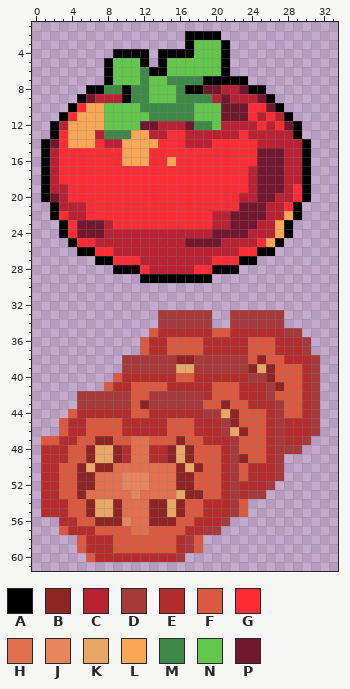
Two versions of one pixel-art sprite, src/main/resources/graphic/item/food/tomato.png. This is how it looked before the edit.
The file is 64x64 pixels. Colours within 5 levels of each other are drawn and written as one. Shown: x 0..33, y 1..61.
Palette (. is transparent): A #000000  B #8f2424  C #b92233  D #a63a3a  E #b32d2d  F #da593f  G #fe2c34  H #e1704f  J #e7855e  K #e8a765  L #f9a756  M #3e8948  N #63c74d  P #721730
Pixels before, first column x 1:
 2 ................AAAA...........
 3 ................ANNNA..........
 4 ........AAAA.AAAANNNA..........
 5 .......ANNNA.ANNNNNNA..........
 6 .......ANNNMAANNNNNNA..........
 7 .......ANNNMNNMMMMAAAAA........
 8 .....AAMMAMMNNNMAAPPCCPAA......
 9 ....APCCCAMMNNNMMMMCPCCCPA.....
10 ...AGLLNNNNMMMMMMNNNPPPGGPA....
11 ..AGLLLNNNNNMMMMMNNNPPPGCGCA...
12 .ACLLLLNNNNPPCCCPMMNCCCCGCGPA..
13 .AGLLLCMMMLLCCGGCCCCCCGCCCCCA..
14 APGLLLGCCLLLLGGGCCCGGGGGCCCCCA.
15 ACGGGGGGGLLLGGGGGGGGGGGGPPPCCA.
16 ACGGGGGGGLLLGGLGGGGGGGGGPPPCCA.
17 ACGGGGGGGGGGGGGGGGGGGGGCPPPCCA.
18 ACGGGGGGGGGGGGGGGGGGGGGCPPPCCA.
19 ACCGGGGGGGGGGGGGGGGGGGGCPPPCGA.
20 APCGGGGGGGGGGGGGGGGGGGCCPPCCGA.
21 .ACCCGGGGGGGGGGGGGGGGGPPPCCGA..
22 .AGCCGGGGGGGGGGGGGGCCPPPPCCLA..
23 ..AGPPPCGGGGGGGGGGGCCPPPCCLA...
24 ..AGPPPCCCCCCCCCCCCPPPPCCCLA...
25 ...AGGCCCCCCCCCCPPPPCCCCGLA....
26 ....AAGGCCCCCCCCCCCCCCGGAA.....
27 ......AAGGGCCCCCCCCGGGAA.......
28 ........AAAGCCCCCGGAAA.........
29 ...........AAAAAAAA............
30 ...............................
31 ...............................
32 ...............................
33 .............DDDDDD..DDDDDD....
34 .............DDDDDD..DDDDDD....
35 ............FEEEEEEFFEEEEEEDD..
36 ...........FEEFFFFEEEEEFFFEEED.
37 ...........FEEFFFFEEEEEFFFEEED.
38 .........DDDDDDBBDDDDDDFBFFEEED
39 .........DDDDDDKKDDDDDDBKBFFFED
40 ........FEEEEEEFFEEEEEEDDBFFFED
41 .......FEEFFFFEEEEEFFFEEEDBFFED
42 ....DDDDDDFFDDDDDDEFFFEEEDFFFED
43 ....DDDDDDFBDDDDDDFFBFFEEEDFFED
44 ...FEEEEEEFFEEEEEEDDKBFFFEDFFED
45 ..FEEFFFFEEEEEFFFEEEDBFFFEDEEED
46 ..FEEFFFFEEEEEFFFEEEDKBFFEDEEED
47 FFEEFFBBFFHHFFFBFFEEEDFFFEDEED.
48 EEEFFBKKBEHHEEBKBFFFEDFFFEDDD..
49 EEEFFBKKBEHHEEBKBFFFEDBFFED....
50 EEFFBKBBHHHHHHHBKBFFEDFEEED....
51 EEFFBBHHHJJJHHHBBFFFEDFEEED....
52 EEFFBBHHHJJJHHHBBFFFEDEEED.....
53 EEFFBHHHHHJHHHHKBBFFEDEDD......
54 EEEFFBKKBHHHBBKBFFEEEDF........
55 EEEFFBKKBHHHBBKBFFEEEDF........
56 ..EEFFBBBJHHBBBFFEEED..........
57 ..FEEEFFFFHHFFFFEEDD...........
58 ....FEEEFFFFFFFEDF.............
59 ....FEEEFFFFFFFEDF.............
60 .....FEEEEEEEEED...............
After:
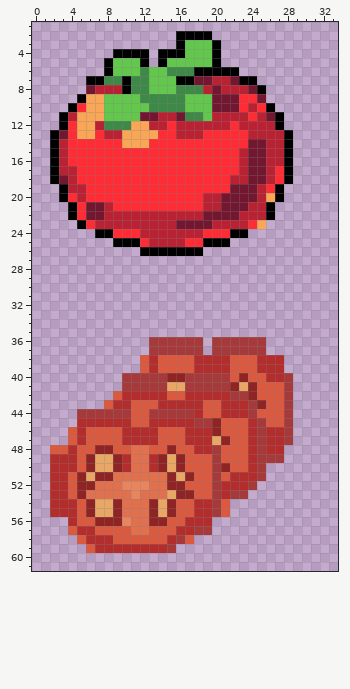
Change:
Changed rows in their new state; - is an unchanged pixel.
first column x 1:
 2 ---------------A---.----------
 3 ---------------AN--A.---------
 4 ----------------N--A.---------
 5 -------------------A.---------
 6 ------------NNMMMAAA-A--------
 7 -----AAMMAM---NAAPPCCP-A------
 8 -----PCCC-------MMC---CP------
 9 -----LLNNNN-MMM-NNNP-PGG-.----
10 -----------N----N--P--GC-A.---
11 ---C-------PPCCP-M-CCCC--PA.--
12 -.AG--CMMMLLC-G-CCCC-G--C-A..-
13 --PG--GCCL--LG-C--GGGG-----A.-
14 .ACGGG-GG---G---GGG----PP--A..
15 .AC------GGG----------CP-CCA..
16 .AC------GGG--G-------CP-CCA..
17 .ACC------------------CP-CGA..
18 .APC-----------------CCP-CGA..
19 ..ACC----------------PPPCGA...
20 ..A-C-------------CCPPPPCLA...
21 -..AGPPC----------CCPP-CCA...-
22 -..AGPPCCCCCCCCCCCPPP-CCCA...-
23 --..AGC-CCCCCCCPPPP--CCGL...--
24 --....AAGGG-------GGGAA.....--
25 ---.....AAAG----GGAAA......---
26 ----.......AAAAAAA........----
27 ------..................------
28 --------..............--------
29 -----------........-----------
first column x 1:
33 -------------......--......----
34 -------------......--......----
35 ------------.................--
36 -----------.DDDDDD.DDDDDD.....-
37 -----------.DDDDDD.DDDDDD.....-
38 ---------..FEFFFFEEEEFF-EEE....
39 ---------..FEFFFFEEEEFFFEEE....
40 --------.DDDDDBBDDDDDFBFFEED...
41 -------..DDDDDKKDDDDDBKBFFFD...
42 ----....FEEEEEFFEE-EEDDBFF-D...
43 ----...FEE-FFEEEEE--EEEDBFFD...
44 ---.DDDDDD--DDDDD-FFEEED-FFD...
45 --..-EEEE-FF--EEEDDBFF-EDFFD...
46 --.F---------F--E--BFFFED-ED...
47 ...FE-FF-EEEE--FEE-KBF-ED-ED..-
48 .FFE-FBBFF--FF-FFEEDFF-ED-E..--
49 .--E---------BKBF--DFFFEDD-----
50 .-EEFBKKBE--EBK-FF-DBF--D..----
51 .-E--KBB-HHH--BK---DFEE-D..----
52 .-E-----------B-F--D-E-D..-----
53 .-E-----------KB-F-D--D..------
54 .--E---------KBF-E-DF..--------
55 .--E---------KBF-E-DF..--------
56 --.-----------F-E--..----------
57 --.F-----------E-D-.-----------
58 --------------EDF.-------------
59 ----.F--EEEEEED...-------------
60 -----...........---------------
Pixel boxes of the changes (left, top, right, bottom) in both pictures:
changed: (41, 31, 320, 562)
